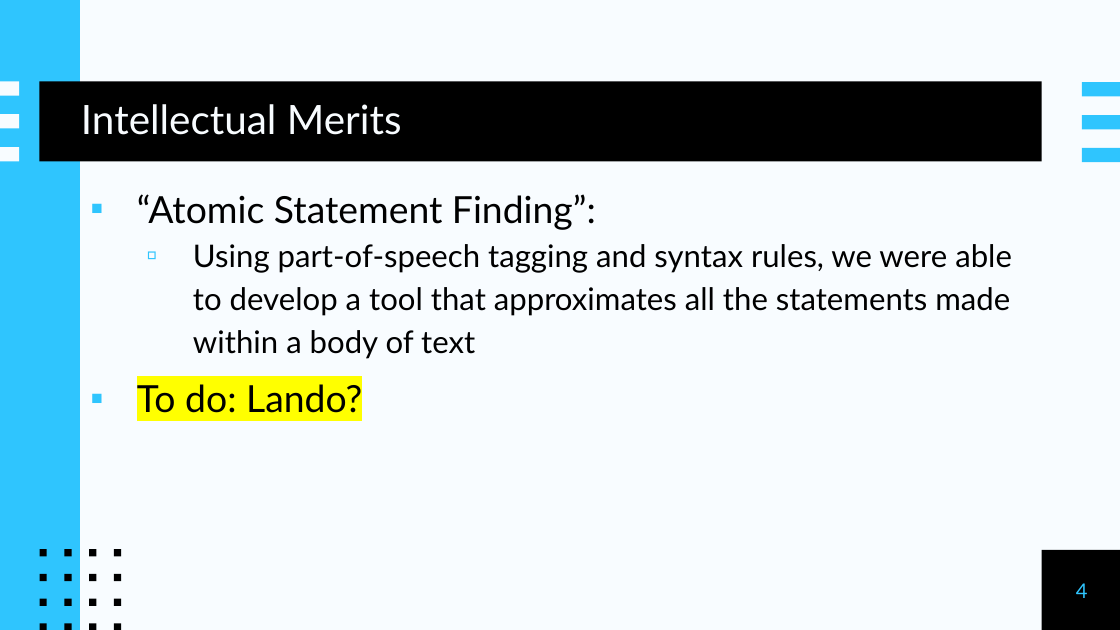
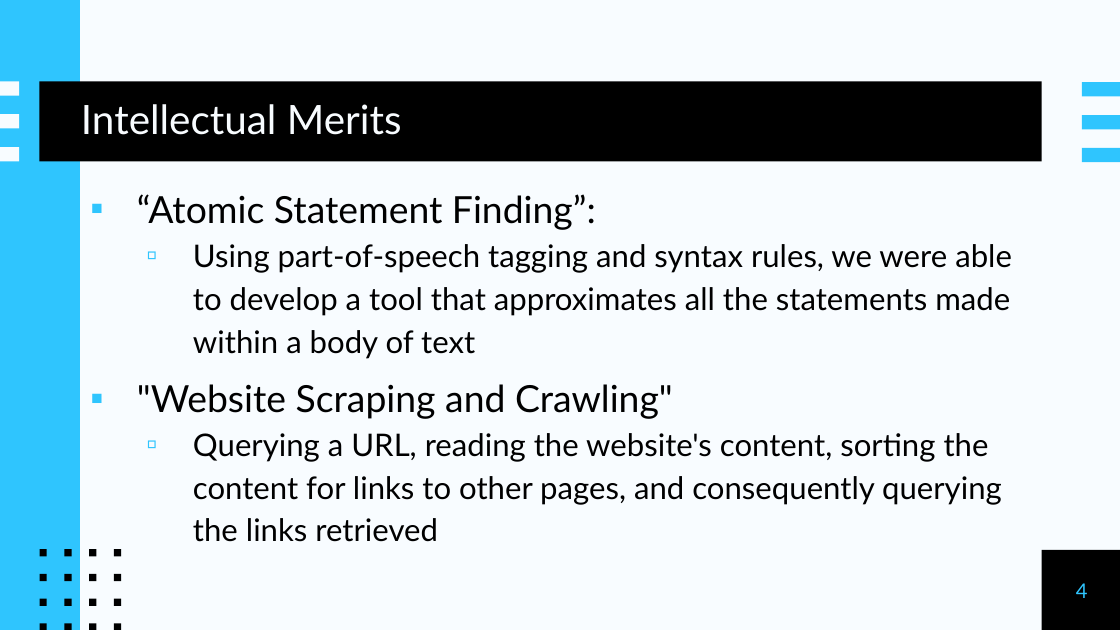
Before and after one commit to anease/senior-design, a slide deck: slide 4 of DeceptionDetective.pptx. Drawn at 1120x630 pixels with LibreOffice and Linux fonts; fonts in the diff are those of the drawing. Boxes give left, top, right and bottom in pixels: in the first picture for what was removed or moved away, otherwise in the second. Text is boxed around its words. In the diff, an @@ line names an element or a change of style, - is before the commit and + after.

```diff
--- a/DeceptionDetective.pptx
+++ b/DeceptionDetective.pptx
@@ text at (137,384,1002,542): text changed; size 24 to 20 pt @@
-▪ To do: Lando?
+▪ "Website Scraping and Crawling"
+  ▫ Querying a URL, reading the website's content, sorting the content for links to other pages, and consequently querying the links retrieved
```
Also in this commit, not shown: 3 other slides changed, 3 other files.
